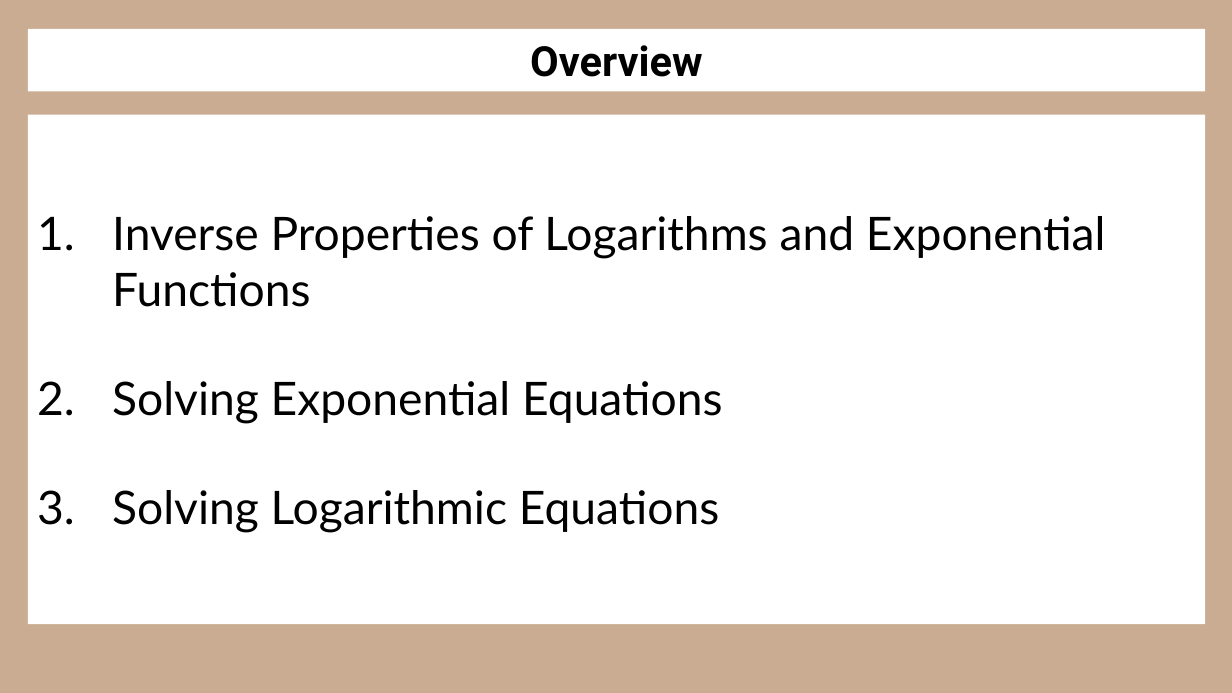
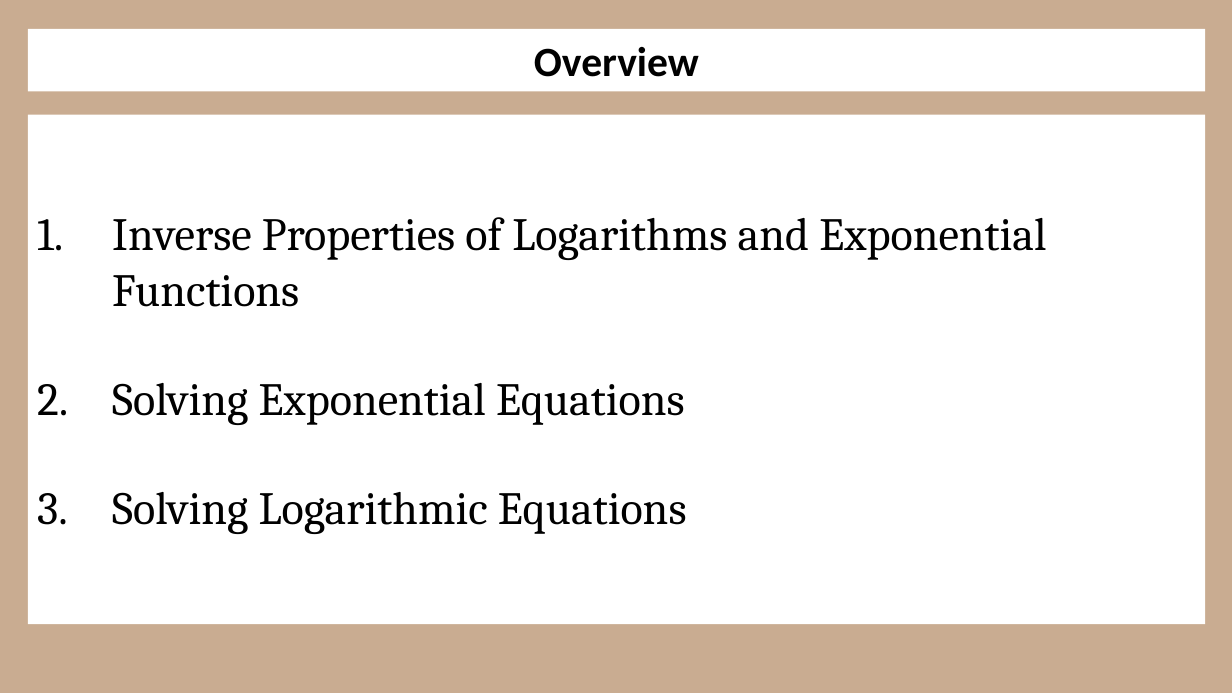
Before and after one commit to Prof-Sears/prof-sears.github.io, a slide deck: slide 2 of video_documents/logarithmic_equations/logarithmic_equations.pptx. Drawn at 1232x693 pixels with LibreOffice and Linux fonts; fonts in the diff are those of the drawing. Boxes give left, top, right and bottom in pixels: in the first picture for what was removed or moved away, otherwise in the second. Text is boxed around its words. In the diff, an @@ line names an element or a change of style, - is before the commit and + after.

```diff
--- a/video_documents/logarithmic_equations/logarithmic_equations.pptx
+++ b/video_documents/logarithmic_equations/logarithmic_equations.pptx
@@ title "Overview" at bbox=[28, 29, 1205, 91]: font Roboto to Calibri @@
@@ text "Inverse Properties of Logarithms and ..." at bbox=[28, 115, 1205, 625]: font Lato to Cambria @@
```
Also in this commit, not shown: 21 other slides changed, 1 other file.
